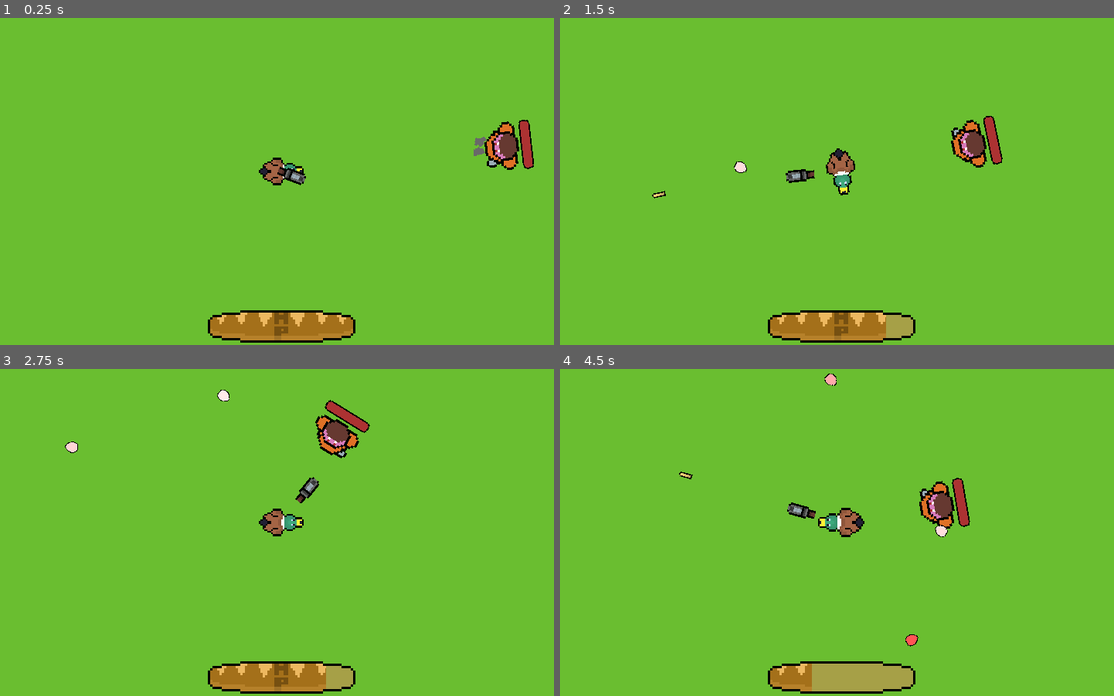
Above: before the commit, frames 1-4 (two rows, left to right).
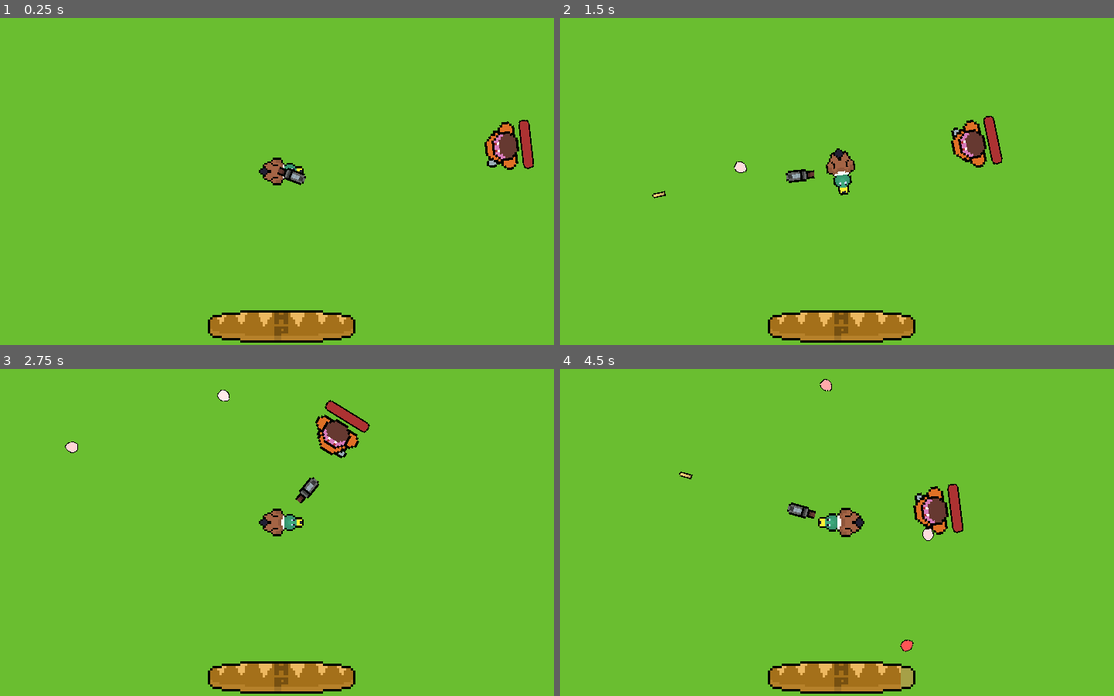
Above: after the commit, the same moments.

Repository: Z3BINI/game-design-final-project
Game: Godot game, scene res://scenes/quack_world/quack_man_world.tscn
Two runs of this game, one before a commit and one after it. Both use one fixed random seed, a clock stepped at 60 frames per second and the inputs below. The project has no main scene, so this scene is started directly.
Inputs (mouse positions are in pixels of both pictures, inside the frame that each line leads up to):
- Up to frame 1 (0.25 s): no input
- Up to frame 2 (1.5 s): move the mouse to (975, 155) at 0.52 s; press the mouse at (975, 155) at 0.53 s; hold D (move_right) 0.53-1.28 s; tap Space (jump) at 0.77 s; move the mouse to (715, 188) at 1.27 s; release the mouse at (715, 188) at 1.28 s; hold S (move_backward) from 1.28 s (still down); click (715, 188) at 1.35 s
- Up to frame 3 (2.75 s): tap Space (jump) at 1.52 s; move the mouse to (343, 447) at 2.02 s; release S (move_backward) at 2.03 s; press the mouse at (343, 447) at 2.03 s; hold D (move_right) from 2.03 s (still down)
- Up to frame 4 (4.5 s): move the mouse to (809, 591) at 2.77 s; release D (move_right) at 2.78 s; release the mouse at (809, 591) at 2.78 s; hold W (move_forward) 2.78-3.53 s; click (809, 591) at 2.85 s; tap Space (jump) at 3.02, 3.77 s; move the mouse to (1025, 575) at 3.52 s; press the mouse at (1025, 575) at 3.53 s; hold A (move_left) from 3.53 s (still down); move the mouse to (654, 470) at 4.27 s; release the mouse at (654, 470) at 4.28 s; click (654, 470) at 4.35 s

The runs differ from the first frame. In frame 1, less than 0.1% of the frame differs, in the area x 85-88%, y 36-43%; in frame 2, 0.3%; in frame 3, 0.3%; in frame 4, 2.6%, in the area x 45-75%, y 1-99%.

Commit message:
Size adjustments and attack range

Diff:
--- a/scenes/quack_world/enemies/basic_enemy.tscn
+++ b/scenes/quack_world/enemies/basic_enemy.tscn
@@ -50,7 +50,7 @@
 "times": PackedFloat32Array(0),
 "transitions": PackedFloat32Array(1),
 "update": 1,
-"values": [true]
+"values": [false]
 }
 tracks/3/type = "value"
 tracks/3/imported = false
@@ -178,6 +178,7 @@
 height = 96.0
 
 [node name="BasicEnemy" instance=ExtResource("1_btfs5")]
+ATTACK_DISTANCE = 125.0
 
 [node name="HealthComponent" parent="." index="0"]
 MAX_HP = 4.0
@@ -215,6 +216,7 @@
 
 [node name="AttackEffect" type="GPUParticles2D" parent="." index="6"]
 position = Vector2(40, 0)
+emitting = false
 amount = 16
 process_material = SubResource("ParticleProcessMaterial_kis5y")
 lifetime = 0.5
--- a/scenes/quack_world/player/player.tscn
+++ b/scenes/quack_world/player/player.tscn
@@ -11,12 +11,11 @@
 [ext_resource type="Texture2D" uid="uid://cvmjwye4tfvqu" path="res://assets/quack_man/ui/player_hp_bar/fill.png" id="6_14m7y"]
 
 [sub_resource type="CapsuleShape2D" id="CapsuleShape2D_om7wm"]
-radius = 36.0
-height = 176.0
+radius = 27.0
+height = 100.0
 
-[sub_resource type="CapsuleShape2D" id="CapsuleShape2D_7wq2a"]
-radius = 31.0
-height = 146.0
+[sub_resource type="CircleShape2D" id="CircleShape2D_y3xqc"]
+radius = 32.0156
 
 [sub_resource type="Animation" id="Animation_bcm48"]
 length = 0.001
@@ -30,7 +29,7 @@
 "times": PackedFloat32Array(0),
 "transitions": PackedFloat32Array(1),
 "update": 0,
-"values": [Vector2(7, 7)]
+"values": [Vector2(4, 4)]
 }
 
 [sub_resource type="Animation" id="Animation_3rn3r"]
@@ -93,13 +92,13 @@
 
 [node name="PlayerSprite" type="Sprite2D" parent="."]
 rotation = 1.5708
-scale = Vector2(7, 7)
+scale = Vector2(4, 4)
 texture = ExtResource("2_kf1pm")
 
 [node name="PlayerCollision" type="CollisionShape2D" parent="."]
-position = Vector2(-7, 0)
+position = Vector2(-14, 0)
 rotation = 1.5708
-shape = SubResource("CapsuleShape2D_7wq2a")
+shape = SubResource("CircleShape2D_y3xqc")
 
 [node name="Camera2D" type="Camera2D" parent="."]
 zoom = Vector2(0.75, 0.75)
